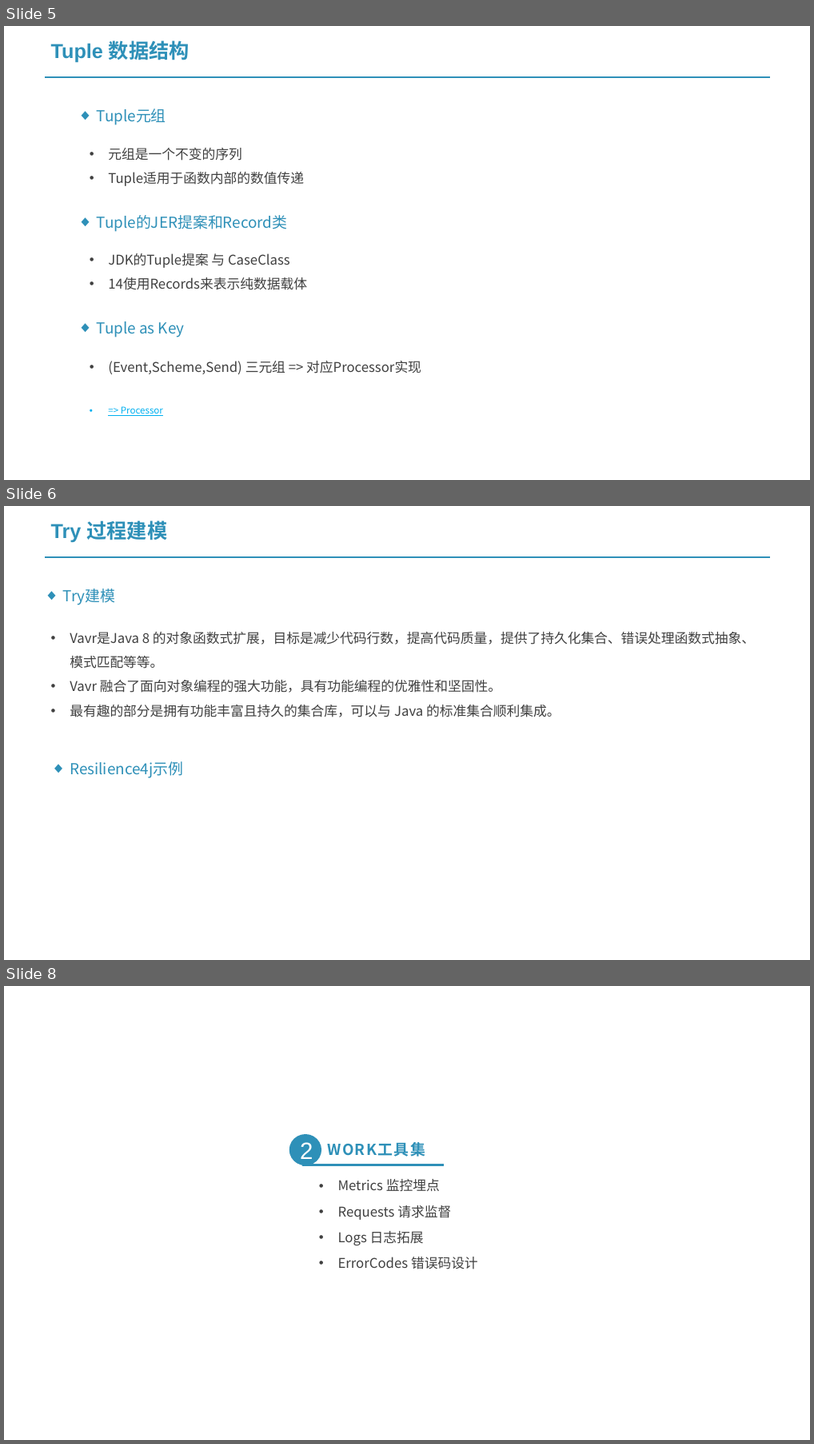
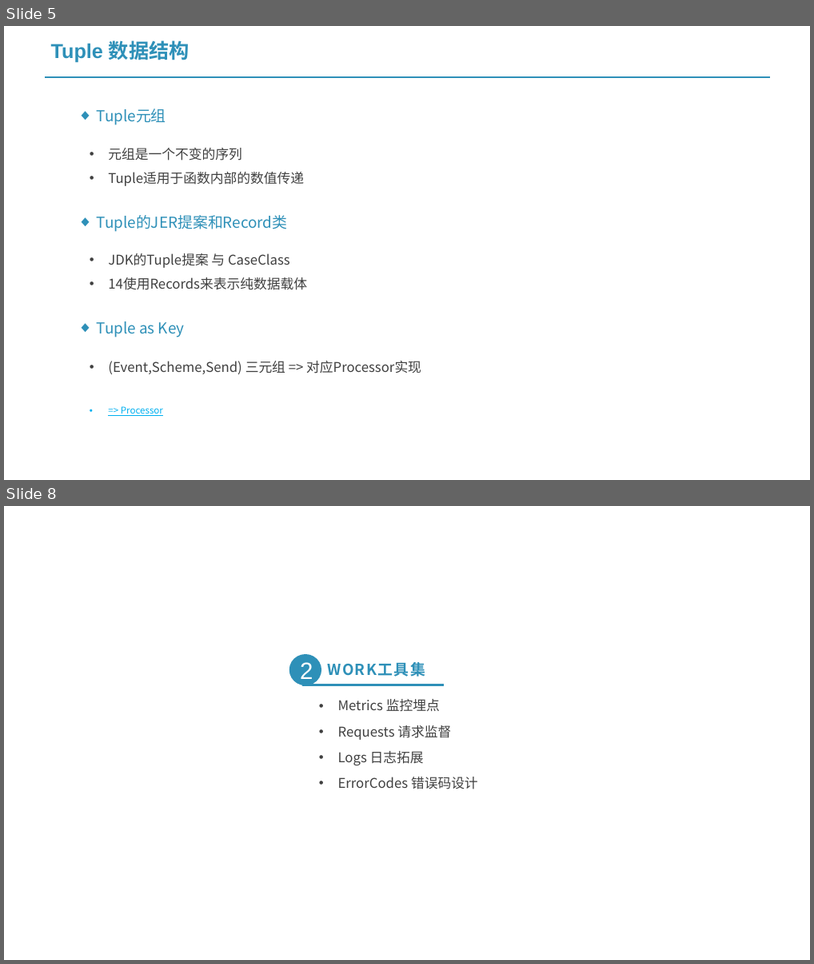
Before and after one commit to project-vrml/vrml, a slide deck: 基于Vavr的开发工具集.pptx. Shown one above the other, each under a label of ours: slides 5, 6 and 8 before the commit, slides 5 and 8 after it; the slides between them are not shown. The pictures are 814x1444 and 814x964 pixels, drawn with LibreOffice and Linux fonts; fonts in the diff are those of the drawing. Boxes give left, top, right and bottom in pixels: in the first picture for what was removed or moved away, otherwise in the second. Text is boxed around its words. In the diff, an @@ line names an element or a change of style, - is before the commit and + after.

```diff
--- a/基于Vavr的开发工具集.pptx
+++ b/基于Vavr的开发工具集.pptx
@@ slide 6 removed at (4, 506, 810, 960), background #FFFFFF @@
@@ text removed at (51, 520, 167, 543) @@
-Try 过程建模
@@ line removed from (45, 557) to (770, 557) @@
@@ text removed at (63, 588, 116, 605) @@
-◆ Try建模
@@ text removed at (70, 632, 755, 717) @@
-• Vavr是Java 8 的对象函数式扩展，目标是减少代码行数，提高代码质量，提供了持久化集合、错误处理函数式抽象、模式匹配等等。
-• Vavr 融合了面向对象编程的强大功能，具有功能编程的优雅性和坚固性。
-• 最有趣的部分是拥有功能丰富且持久的集合库，可以与 Java 的标准集合顺利集成。
@@ text removed at (70, 761, 183, 778) @@
-◆ Resilience4j示例
```
Also in this commit, not shown: 4 slides changed, 1 slide added, 11 other files.
